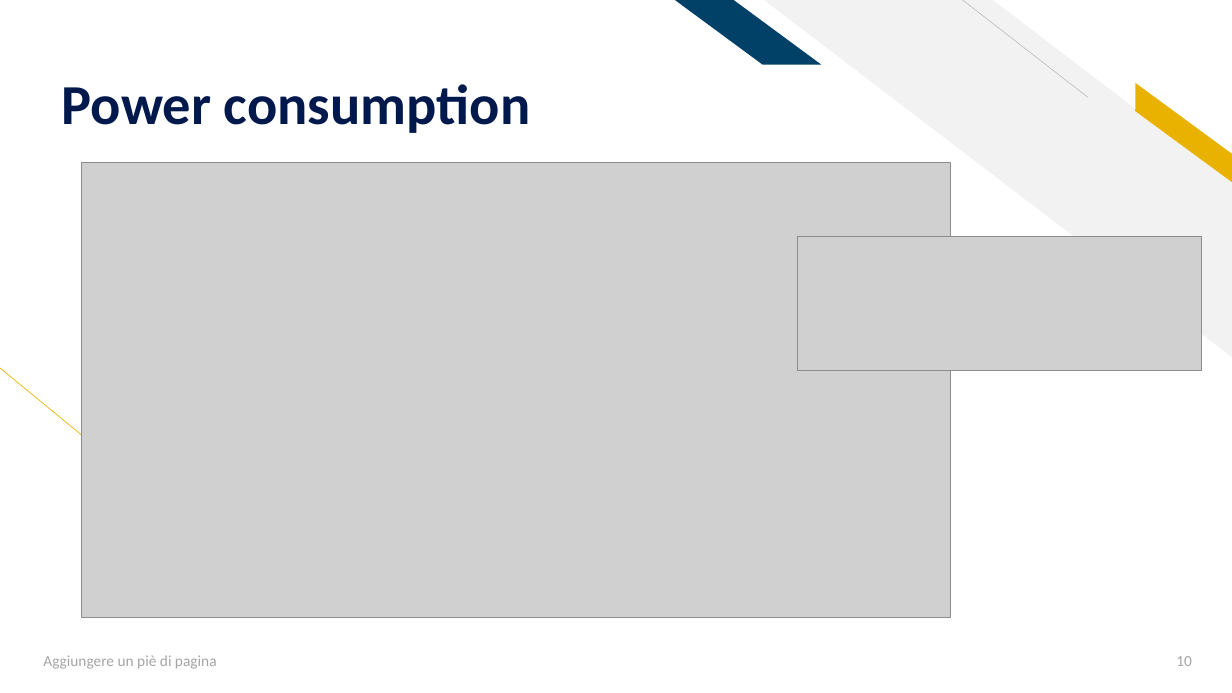
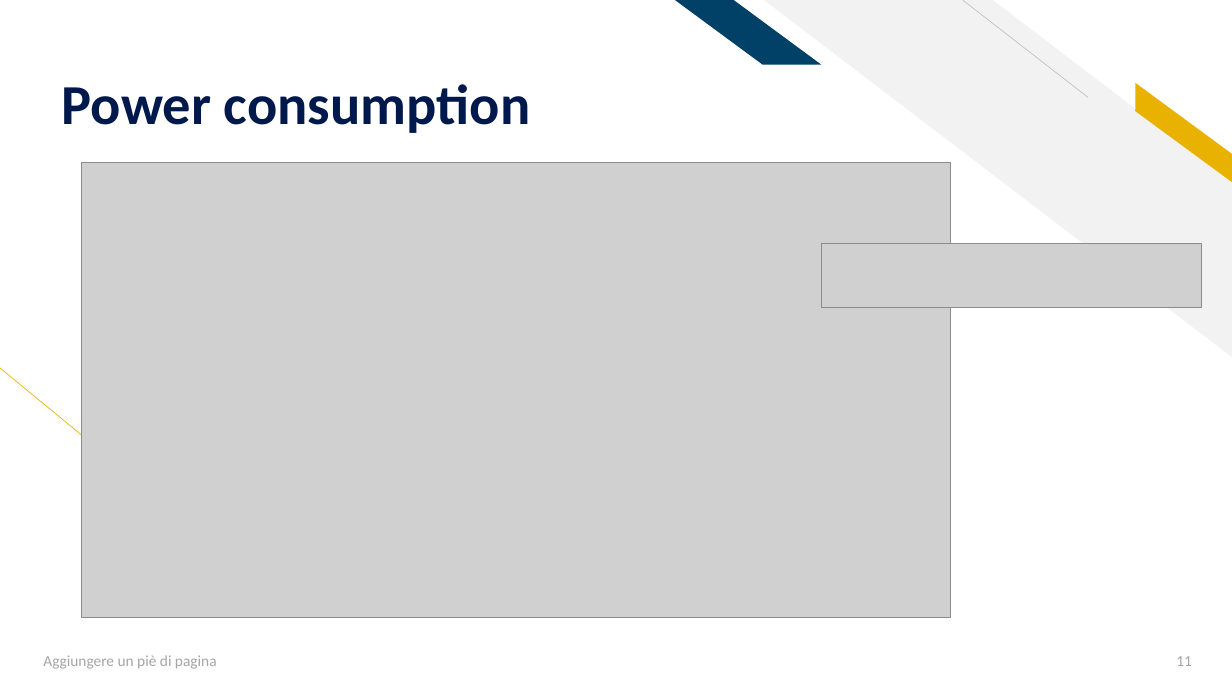
Before and after one commit to AleFire99/AES-git-repo, a slide deck: slide 11 of Aes_Project_2021_2022 Fire.pptx (slide 10 before the commit). Drawn at 1232x693 pixels with LibreOffice and Linux fonts; fonts in the diff are those of the drawing; grey boxes stand for pictures. Boxes give left, top, right and bottom in pixels: in the first picture for what was removed or moved away, otherwise in the second. Text is boxed around its words. In the diff, an @@ line names an element or a change of style, - is before the commit and + after.

Commit message:
Modified powers in Model 1, added modifications in my powerpoint (WIP).

```diff
--- a/Aes_Project_2021_2022 Fire.pptx
+++ b/Aes_Project_2021_2022 Fire.pptx
@@ picture removed at <box>798,237,1202,371</box> @@
@@ picture added at <box>822,244,1202,307</box> @@
@@ page number at <box>1176,656,1192,666</box>: text changed @@
-10
+11
```
Also in this commit, not shown: 4 other slides changed, 1 slide added, 1 other file.
